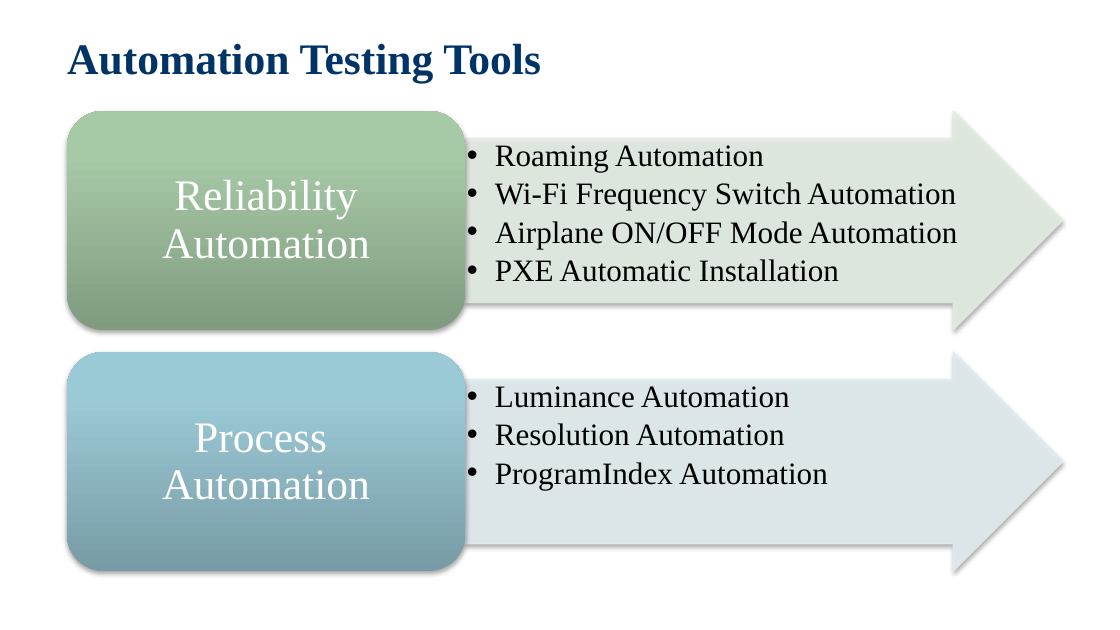
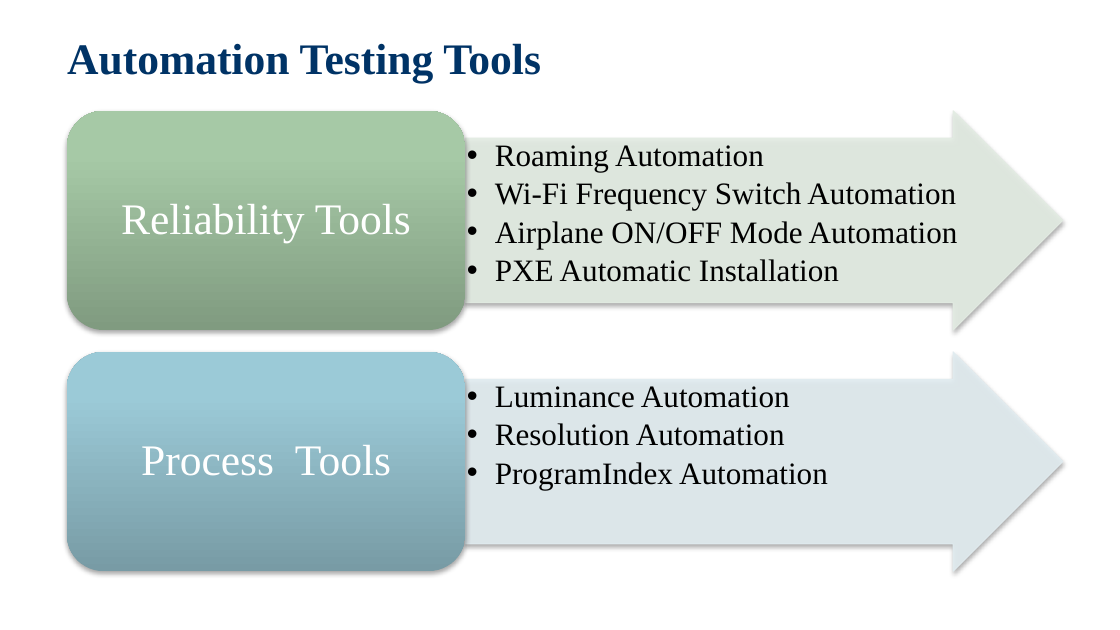
Before and after one commit to jackiejay888/automation, a slide deck: slide 4 of kpi/Automation Testing_Demo/Automation Testing_20200316.pptx. Drawn at 1120x630 pixels with LibreOffice and Linux fonts; fonts in the diff are those of the drawing; background and template pictures are left out. Boxes give left, top, right and bottom in pixels: in the first picture for what was removed or moved away, otherwise in the second. Text is boxed around its words. In the diff, an @@ line names an element or a change of style, - is before the commit and + after.

```diff
--- a/kpi/Automation Testing_Demo/Automation Testing_20200316.pptx
+++ b/kpi/Automation Testing_Demo/Automation Testing_20200316.pptx
@@ text at <box>121,204,411,243</box>: text changed @@
-Reliability Automation
+Reliability Tools
@@ text at <box>141,445,391,476</box>: text changed @@
-Process Automation
+Process Tools
```
Also in this commit, not shown: 3 other slides changed, 3 slides added, 2 slides removed.
